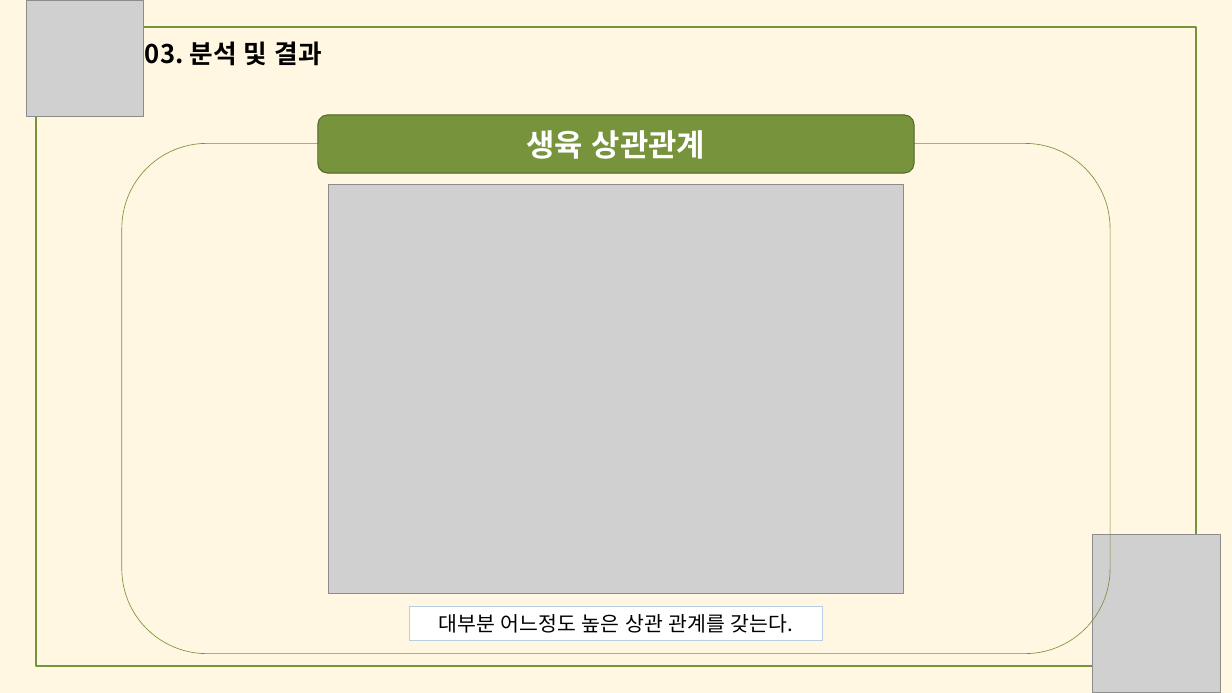
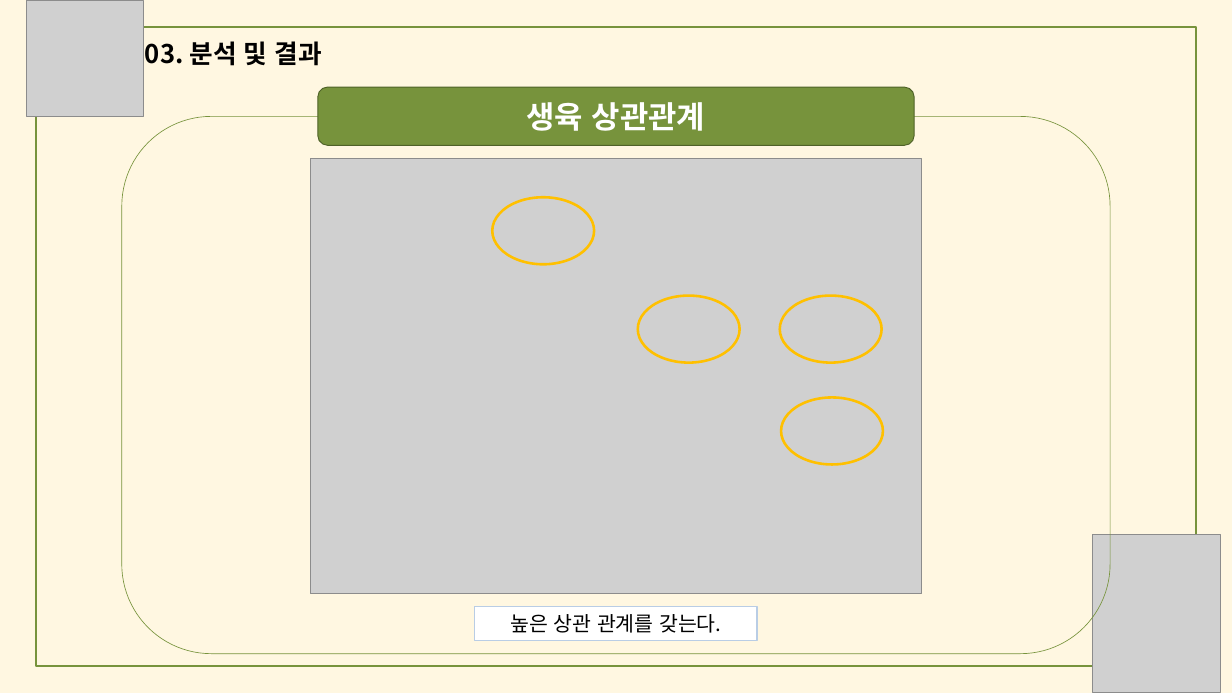
Before and after one commit to meucham11/nong_intern, a slide deck: slide 21 of 경진대회.pptx (slide 24 before the commit). Drawn at 1232x693 pixels with LibreOffice and Linux fonts; fonts in the diff are those of the drawing; grey boxes stand for pictures. Boxes give left, top, right and bottom in pixels: in the first picture for what was removed or moved away, otherwise in the second. Text is boxed around its words. In the diff, an @@ line names an element or a change of style, - is before the commit and + after.

```diff
--- a/경진대회.pptx
+++ b/경진대회.pptx
@@ rounded rectangle "생육 상관관계": place and size @@
-rounded rectangle "생육 상관관계" at [318,115,914,173]
+rounded rectangle "생육 상관관계" at [318,87,914,145]
@@ rounded rectangle: place and size @@
-rounded rectangle at [122,143,1111,653]
+rounded rectangle at [122,116,1111,653]
@@ picture: place and size @@
-picture at [328,184,904,594]
+picture at [311,158,922,593]
@@ ellipse added at [493,197,594,264], outline #FFC000 2 pt @@
@@ ellipse added at [638,296,739,363], outline #FFC000 2 pt @@
@@ ellipse added at [780,296,882,363], outline #FFC000 2 pt @@
@@ ellipse added at [781,397,883,465], outline #FFC000 2 pt @@
@@ rectangle "높은 상관 관계를 갖는다.": place and size @@
-rectangle "높은 상관 관계를 갖는다." at [409,607,823,641]
+rectangle "높은 상관 관계를 갖는다." at [475,607,758,641]
@@ text in rectangle at [510,614,721,633]: text changed @@
-대부분 어느정도 높은 상관 관계를 갖는다.
+높은 상관 관계를 갖는다.
```
Also in this commit, not shown: 17 other slides changed, 6 slides added, 1 slide removed.
